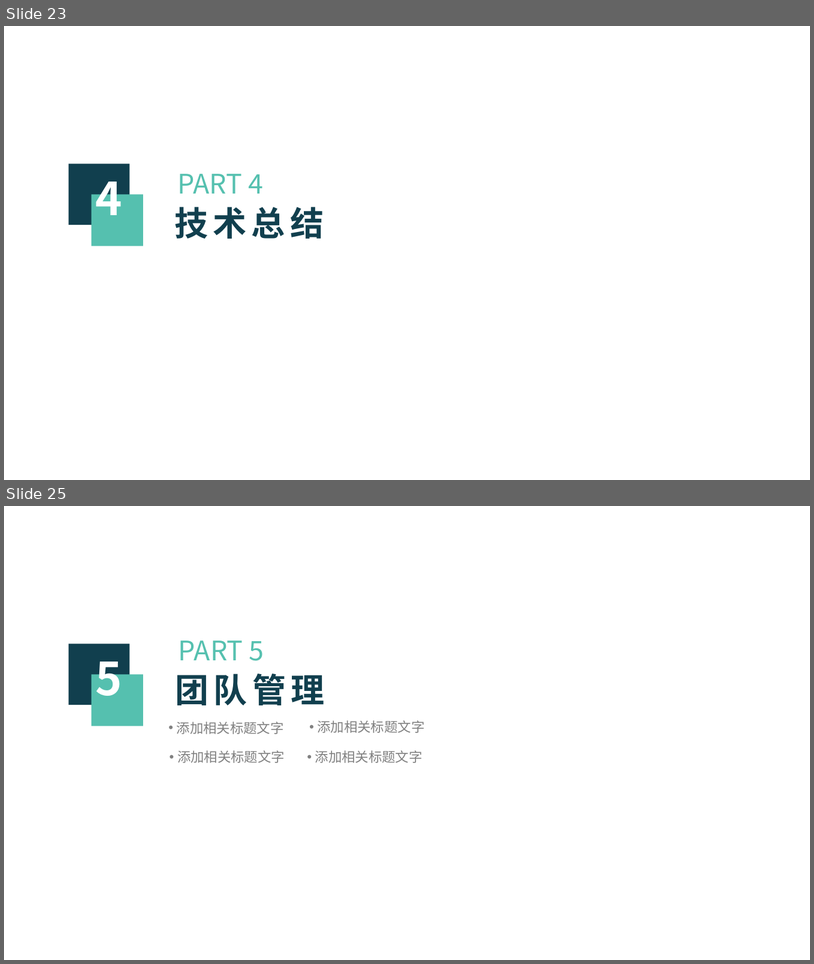
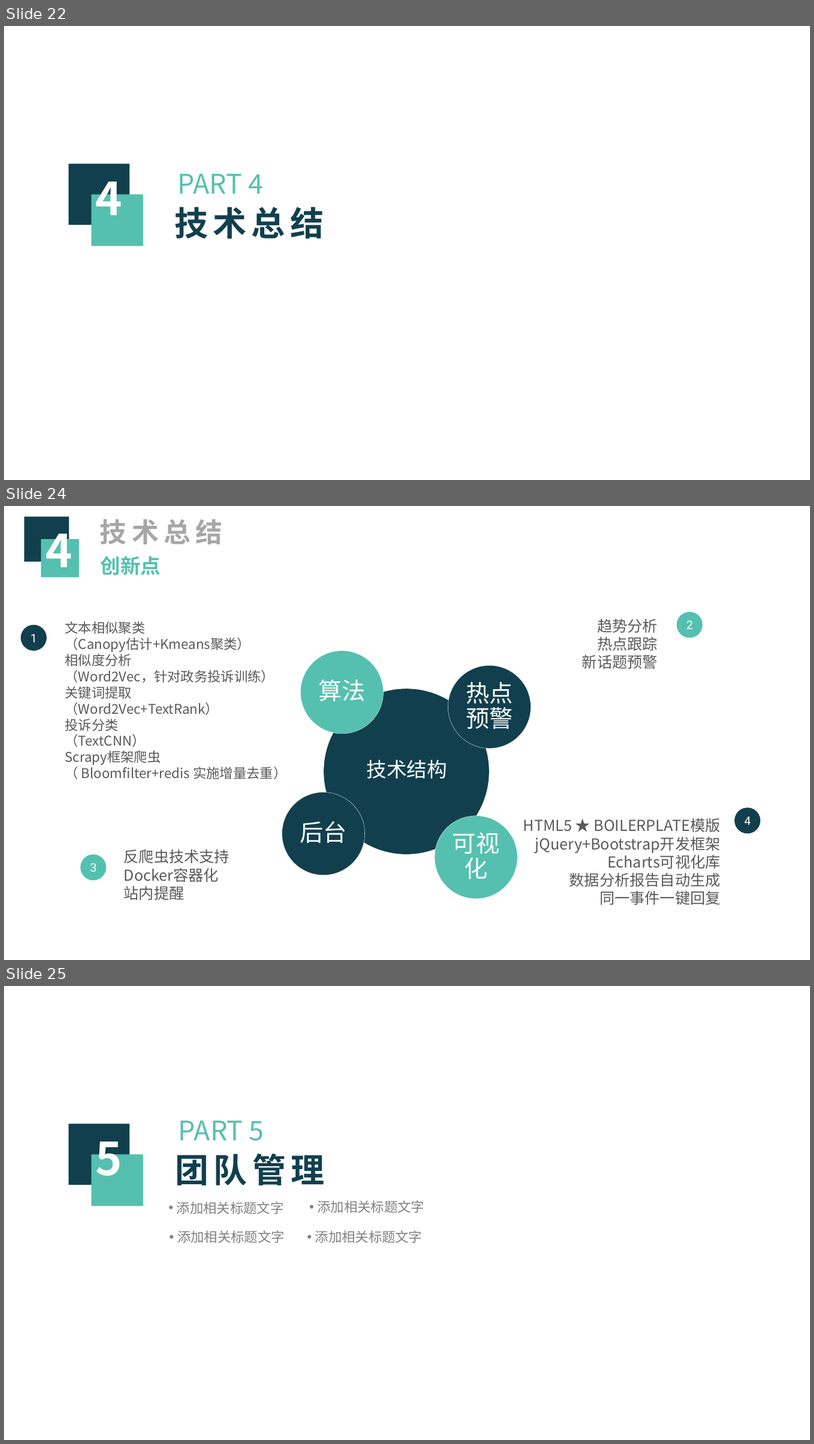
Before and after one commit to zjutfly/fly, a slide deck: fly_ppt.pptx. Shown one above the other, each under a label of ours: slides 23 and 25 before the commit, slides 22, 24 and 25 after it; the slides between them are not shown. The pictures are 814x964 and 814x1444 pixels, drawn with LibreOffice and Linux fonts; fonts in the diff are those of the drawing; background and template pictures are left out. Boxes give left, top, right and bottom in pixels: in the first picture for what was removed or moved away, otherwise in the second. Text is boxed around its words. In the diff, an @@ line names an element or a change of style, - is before the commit and + after.

```diff
--- a/fly_ppt.pptx
+++ b/fly_ppt.pptx
@@ slide 24 added at bbox=[4, 506, 810, 960], background #FFFFFF @@
@@ rectangle added at bbox=[24, 517, 69, 562], fill #113F4E @@
@@ text added at bbox=[45, 520, 72, 578], 54 pt, text #FFFFFF, bold @@
+4
@@ text added at bbox=[100, 519, 222, 544], 32 pt, text #A6A6A6, bold @@
+技术总结
@@ rectangle added at bbox=[41, 539, 79, 577], fill #55C0AF @@
@@ text added at bbox=[100, 556, 161, 575], 24 pt, text #55C0AF, bold @@
+创新点
@@ ellipse added at bbox=[677, 612, 704, 638], fill #55C0AF, 14 pt, text #FFFFFF @@
+2
@@ ellipse added at bbox=[21, 625, 47, 651], fill #113F4E, 14 pt, text #FFFFFF @@
+1
@@ text added at bbox=[65, 621, 287, 779], 16 pt, text #595959 @@
+文本相似聚类
+（Canopy估计+Kmeans聚类）
+相似度分析
+（Word2Vec，针对政务投诉训练）
+关键词提取
+（Word2Vec+TextRank）
+投诉分类
+（TextCNN）
+Scrapy框架爬虫
+（ Bloomfilter+redis 实施增量去重）
@@ text added at bbox=[582, 619, 658, 669], 18 pt, text #595959 @@
+趋势分析
+热点跟踪
+新话题预警
@@ freeform shape added at bbox=[301, 651, 384, 733], fill #55C0AF, outline #FFFFFF 0.25 pt, 28 pt, text #FFFFFF @@
+算法
@@ freeform shape added at bbox=[449, 665, 531, 748], fill #113F4E, outline #FFFFFF 0.25 pt, 28 pt, text #FFFFFF @@
+热点预警
@@ freeform shape added at bbox=[324, 688, 490, 855], fill #113F4E, outline #FFFFFF 0.25 pt @@
@@ text added at bbox=[367, 759, 447, 778], 24 pt, text #FFFFFF @@
+技术结构
@@ freeform shape added at bbox=[282, 792, 365, 875], fill #113F4E, outline #FFFFFF 0.25 pt, 28 pt, text #FFFFFF @@
+后台
@@ ellipse added at bbox=[735, 807, 761, 833], fill #113F4E, 14 pt, text #FFFFFF @@
+4
@@ freeform shape added at bbox=[435, 816, 518, 898], fill #55C0AF, outline #FFFFFF 0.25 pt, 28 pt, text #FFFFFF @@
+可视化
@@ text added at bbox=[524, 818, 721, 904], 18 pt, text #595959 @@
+HTML5 ★ BOILERPLATE模版
+jQuery+Bootstrap开发框架
+Echarts可视化库
+数据分析报告自动生成
+同一事件一键回复
@@ ellipse added at bbox=[80, 855, 106, 880], fill #55C0AF, 14 pt, text #FFFFFF @@
+3
@@ text added at bbox=[124, 849, 230, 900], 18 pt, text #595959 @@
+反爬虫技术支持
+Docker容器化
+站内提醒
@@ what was slide 23 is now slide 22 @@
```
Also in this commit, not shown: 5 slides changed, 1 other slide added, 2 slides removed, 9 other files.
